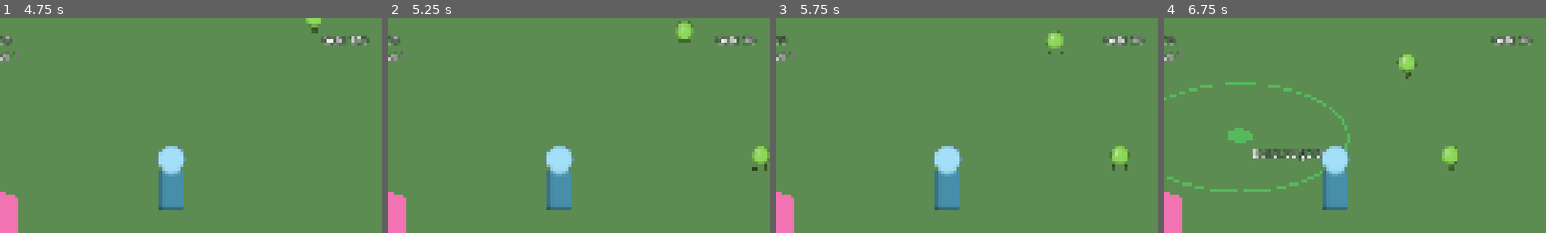
Above: before the commit, frames 1-4 (left to right).
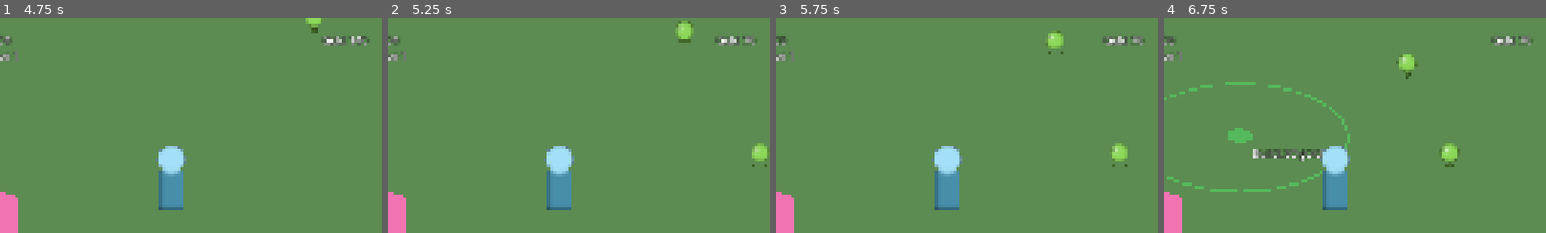
Above: after the commit, the same moments.

Repository: adrienlamotte/w-td
Game: Godot game, scene res://view/main.tscn
Same seed, same stepped clock (60 frames per second), same inputs: the game is played once before the commit and once after it.
Inputs (mouse positions are % of the whole screen's width and height, from its top left):
- Up to frame 1 (4.75 s): click "Start run" at 0.5 s; click "[1] Arrow Tower 50 gold" at 1.25 s; click "[2] Bomb Tower 80 gold" at 2 s; click "[3] Frost Tower 60 gold" at 2.75 s; tap Enter (ui_accept) at 3.5, 3.77 s; move the mouse to (72, 45) at 3.52 s; hold R (tower_upgrade) 3.53-4.25 s; click (72, 45) at 3.6 s; click "[3] Frost Tower 70 gold" at 4.25 s
- Up to frame 2 (5.25 s): drag from (30, 55) to (45, 70) at 5.02 s
- Up to frame 3 (5.75 s): no input
- Up to frame 4 (6.75 s): click "[3] Frost Tower 80 gold" at 5.75 s; move the mouse to (60, 28) at 6.52 s; hold R (tower_upgrade) from 6.53 s (still down); tap 1 (build_slot_1) at 6.6 s
The pictures show only the part of the screen within x 50-100%, y 0-50%; the shares and areas given below are measured in that part.

Frame 1 is identical in both runs. In frame 2, 0.2% of the frame differs, in the area x 95-100%, y 58-72%; in frame 3, 0.2%; in frame 4, 0.3%, in the area x 72-78%, y 58-72%.

Commit message:
045: run-scope card effects: build radius, rebuild price, detour damage (D-148)
Co-Authored-By: Claude Opus 5.5 (1M context) <noreply@anthropic.com>

Diff:
--- a/game/sim/card_catalog.gd
+++ b/game/sim/card_catalog.gd
@@ -20,6 +20,8 @@
 var effects: Array[Array] = []
 ## The first filler card by id; -1 if none.
 var filler: int = -1
+## Largest `build_radius` gain reachable from cards: max_picks x value of every add (D-148 rule 1).
+var max_build_radius_bonus: float = 0.0
 
 
 static func load_dir(towers: TowerCatalog, path := "res://data/cards", waifu_path := "res://data/waifus") -> CardCatalog:
@@ -33,6 +35,8 @@
 		for e: Dictionary in d.effects:
 			if e.stat == "unlock_tower":
 				unlock = towers.type_of(String(e.target).trim_prefix("tower:"))
+			elif e.stat == "build_radius" and e.op == "add":
+				cat.max_build_radius_bonus += int(d.max_picks) * float(e.value)
 		cat.ids.append(d.id)
 		cat.type.append(TYPE_NAMES.find(d.type))
 		cat.max_picks.append(int(d.max_picks))
--- a/game/sim/sim_world.gd
+++ b/game/sim/sim_world.gd
@@ -31,6 +31,14 @@
 ## Run-scope multipliers (1 + sum of mult) of `xp` and `kill_gold`, cached with the tower stats.
 var xp_mult: float = 1.0
 var kill_gold_mult: float = 1.0
+## Build radius reachable this run, set at StartRun: sizes `build` once (D-148 rule 1).
+var max_build_radius: float = 0.0
+## Current build radius: run radius + `build_radius` adds on `run`, cached with the tower stats. Hashed.
+var build_radius: float = 0.0
+## Sum of `rebuild_price` mult on `run` (D-148 rule 2) and of `detour_damage` mult on
+## `all_towers` (rule 3), cached with the tower stats.
+var rebuild_mult: float = 0.0
+var detour_mult: float = 0.0
 ## Events of the last step(), cleared at its start.
 var events: SimEvents = SimEvents.new()
 var enemies: SimEnemies = SimEnemies.new()
@@ -185,8 +193,12 @@
 			guardian_max_hp = run.guardian_hp
 			guardian_hp = guardian_max_hp
 			gold = run.starting_gold
-			build = BuildGrid.new(run.build_radius, run.grid_step)
 			modifiers = SimModifiers.new()
+			build_radius = run.build_radius + modifiers.target_sums("build_radius", "run").x
+			max_build_radius = build_radius + cards.max_build_radius_bonus
+			build = BuildGrid.new(max_build_radius, run.grid_step)
+			rebuild_mult = 0.0
+			detour_mult = 0.0
 			skills.reset(run.skill_ids.size())
 			draft.reset(run.xp_base, cards.ids.size())
 			tower_types = run.tower_types.duplicate()
@@ -239,10 +251,14 @@
 		guardian_hp = minf(guardian_hp, guardian_max_hp)
 
 
-# Run-scope `xp` and `kill_gold` multipliers (D-147): (1 + add) * (1 + mult), never summed per kill.
+# Run-scope `xp` and `kill_gold` multipliers (D-147), build radius, rebuild and detour (D-148): (1 + add) * (1 + mult), never summed per kill.
 func _recompute_run_mults() -> void:
 	xp_mult = TowerStats.value(1.0, modifiers.target_sums("xp", "run"))
 	kill_gold_mult = TowerStats.value(1.0, modifiers.target_sums("kill_gold", "run"))
+	rebuild_mult = modifiers.target_sums("rebuild_price", "run").y
+	detour_mult = modifiers.target_sums("detour_damage", "all_towers").y
+	if run:  # D-148: placement reads it; the grid was sized for the max at StartRun
+		build_radius = run.build_radius + modifiers.target_sums("build_radius", "run").x
 
 
 ## Stand Firm (D-146): damage to towers and the Guardian, reduced while guarded.
@@ -377,4 +393,4 @@
 		towers.slow_factor, towers.slow_ticks, towers.thorns, towers.mark_gold, towers.mark_ticks,
 		towers.stats_dirty, modifiers.hash_parts(), skills.ready_at, skills.shield_left, skills.shield_until,
 		skills.guard_until, skills.bounty_until, skills.bounty_gold, skills.haste_until,
-		draft.hash_parts(), tower_types, unlocked])
+		draft.hash_parts(), tower_types, unlocked, build_radius])
--- a/game/sim/tower_attacks.gd
+++ b/game/sim/tower_attacks.gd
@@ -30,24 +30,35 @@
 		var z := enemies.pos_z[target]
 		w.events.push(SimEvents.Kind.TOWER_FIRED, towers.uid[t], x, z, type)
 		var dmg := towers.damage[t]
+		var detour := w.detour_mult if w.field else 0.0
 		match kind[type]:
 			TowerCatalog.Attack.SPLASH:
 				w.grid.query_radius(x, z, towers.splash_radius[t], enemies.pos_x, enemies.pos_z, _hits)
 				for i in _hits:
-					w.damage_enemy(i, dmg)
+					_hit(w, i, dmg, detour)
 			TowerCatalog.Attack.SLOW:
-				w.damage_enemy(target, dmg)
+				_hit(w, target, dmg, detour)
 				apply_slow(enemies, target, towers.slow_factor[t], towers.slow_ticks[t])
 			TowerCatalog.Attack.SLOW_AREA:
 				w.grid.query_radius(x, z, towers.splash_radius[t], enemies.pos_x, enemies.pos_z, _hits)
 				for i in _hits:
-					w.damage_enemy(i, dmg)
+					_hit(w, i, dmg, detour)
 					apply_slow(enemies, i, towers.slow_factor[t], towers.slow_ticks[t])
 			TowerCatalog.Attack.MARK:
-				w.damage_enemy(target, dmg)
+				_hit(w, target, dmg, detour)
 				mark(enemies, target, w.clock, towers.mark_gold[t], towers.mark_ticks[t])
 			_:
-				w.damage_enemy(target, dmg)
+				_hit(w, target, dmg, detour)
+
+
+## Tower shots only (D-148 rule 3): an enemy whose cell's straight line is blocked (detouring)
+## takes dmg * (1 + detour); no lookup when detour is 0, outside the grid counts as clear.
+static func _hit(w: SimWorld, i: int, dmg: float, detour: float) -> void:
+	if detour != 0.0:
+		var c := w.build.cell_of(w.enemies.pos_x[i], w.enemies.pos_z[i])
+		if c >= 0 and w.field.hit[c] != -1:
+			dmg *= 1.0 + detour
+	w.damage_enemy(i, dmg)
 
 
 ## D-145: an expired mark counts as none; higher gold wins, longer expiry wins, no stacking.
--- a/game/sim/tower_building.gd
+++ b/game/sim/tower_building.gd
@@ -42,7 +42,7 @@
 	var dist := sqrt(c.x * c.x + c.z * c.z)
 	if not b.is_free(c.i0, c.j0, c.footprint):  # out of the grid, or a tower or husk is there
 		c.reason = Reason.OCCUPIED
-	elif dist + radius > w.run.build_radius:
+	elif dist + radius > w.build_radius:  # current radius (D-148)
 		c.reason = Reason.OUT_OF_RADIUS
 	elif dist < w.run.guardian_contact_radius + radius:
 		c.reason = Reason.TOO_CLOSE
@@ -58,9 +58,9 @@
 	return w.tower_catalog.cost[type] + w.tower_catalog.cost_per_copy[type] * w.towers.copies(type)
 
 
-## Price to rebuild husk t: a fraction of what was paid (D-113).
+## Price to rebuild husk t: a fraction of what was paid (D-113), times 1 + `rebuild_price` mult (D-148).
 static func rebuild_price(w: SimWorld, t: int) -> int:
-	return floori(w.towers.paid[t] * w.tower_catalog.rebuild_fraction[w.towers.type_id[t]])
+	return maxi(0, floori(w.towers.paid[t] * w.tower_catalog.rebuild_fraction[w.towers.type_id[t]] * (1.0 + w.rebuild_mult)))
 
 
 ## Gold back for selling tower t; 0 for a husk (D-113).
--- a/game/tests/sim/test_build_grid.gd
+++ b/game/tests/sim/test_build_grid.gd
@@ -41,7 +41,8 @@
 	var world := SimWorld.new(1)
 	world.queue(SimCommand.start_run(0, 7, "run_m2"))
 	world.step()
-	assert_eq(world.build.size, 88)
+	# 112, not 88: sized for the reachable radius 20 + perk_expand 2 x 3 (D-148)
+	assert_eq(world.build.size, 112)
 
 
 func test_cell_of() -> void:
--- a/game/tests/sim/test_determinism.gd
+++ b/game/tests/sim/test_determinism.gd
@@ -144,3 +144,31 @@
 func test_guardian_skills_deterministic() -> void:
 	var h := _guardian_hash("guardian_bastia")
 	assert_eq(_guardian_hash("guardian_bastia"), h)
+
+
+# Run-scope card effects (D-148): perk_expand and perk_maze picked through the draft on run_m3.
+func test_run_effects_deterministic() -> void:
+	var h := _run_effects(7)
+	assert_eq(_run_effects(7), h)
+
+
+func _run_effects(run_seed: int) -> int:
+	var w := SimWorld.new(1)
+	w.queue(SimCommand.start_run(0, run_seed, "run_m3"))
+	w.step()
+	w.gold = 1 << 20
+	for id in ["perk_expand", "perk_maze"]:
+		var c := w.cards.index_of(id)
+		w.draft.draft = PackedInt32Array([c, c, c])
+		w.draft.drafting = true
+		w.draft.pending = 1
+		w.queue(SimCommand.pick_card(w.tick, 0))
+		w.step()
+	for z in range(-6, 7):
+		w.queue(SimCommand.place_tower(w.tick, "tower_pip", 8.0, z))
+	w.queue(SimCommand.place_tower(w.tick, "tower_pip", 22.0, 0.0))  # only inside 23
+	for i in 1800:
+		w.step()
+	assert_eq(w.build_radius, 23.0)
+	assert_eq(w.towers.count(), 14, "the expanded placement went through")
+	return w.state_hash()
--- /dev/null
+++ b/game/tests/sim/test_run_effects.gd
@@ -0,0 +1,104 @@
+extends GutTest
+## Run-scope card effects (D-148): build radius, rebuild price, detour damage.
+
+const SINGLE := "tower_single_01"
+
+var world: SimWorld
+
+
+func before_each() -> void:
+	world = SimWorld.new(1)
+	world.queue(SimCommand.start_run(0, 7, "run_m2"))
+	world.step()
+	world.run.first_wave_tick = 1 << 30  # no wave spawns
+	world.gold = 100000
+	world.guardian_hp = 1e9
+
+
+# Applies a card's effects; the run caches update in the next PATH phase.
+func _pick(id: String) -> void:
+	for e: Dictionary in world.cards.effects[world.cards.index_of(id)]:
+		CardEffects.apply(world, e)
+	world.step()
+
+
+func _reason(x: float) -> TowerBuilding.Reason:
+	return TowerBuilding.check_place(world, SINGLE, x, 0.0).reason
+
+
+func test_build_radius() -> void:
+	assert_eq(world.cards.max_build_radius_bonus, 6.0)
+	assert_eq(world.build.size, 112)
+	assert_eq(world.build_radius, 20.0)
+	assert_eq(_reason(19.5), TowerBuilding.Reason.OK)
+	assert_eq(_reason(21.0), TowerBuilding.Reason.OUT_OF_RADIUS)
+	var h := world.state_hash()
+	_pick("perk_expand")
+	assert_eq(world.build_radius, 23.0)
+	assert_ne(world.state_hash(), h)
+	assert_eq(_reason(21.0), TowerBuilding.Reason.OK)
+	assert_eq(_reason(25.5), TowerBuilding.Reason.OUT_OF_RADIUS)
+	var b := world.build
+	var f := world.field
+	_pick("perk_expand")
+	assert_eq(world.build_radius, 26.0)
+	assert_eq(_reason(25.5), TowerBuilding.Reason.OK)
+	assert_eq(_reason(27.0), TowerBuilding.Reason.OUT_OF_RADIUS)
+	assert_same(world.build, b, "no grid reallocation")
+	assert_same(world.field, f, "no flow field reallocation")
+
+
+func test_rebuild_price() -> void:
+	var uid := TowerBuilding.add_built(world, world.tower_catalog.type_of(SINGLE), 6.0, 0.0, 55)
+	var t := world.towers.uid.find(uid)
+	world.damage_tower(t, 1e9)
+	assert_eq(TowerBuilding.rebuild_price(world, t), 16, "floor(55 x 0.3)")
+	_pick("perk_masonry")
+	assert_eq(TowerBuilding.rebuild_price(world, t), 8, "floor(55 x 0.3 x 0.5)")
+	var gold := world.gold
+	world.queue(SimCommand.rebuild_tower(world.tick, uid))
+	world.step()
+	assert_eq(world.towers.husk[t], 0)
+	assert_eq(gold - world.gold, 8, "the command charges what check shows")
+
+
+# A wall at x = 8 shoots an enemy at x = 10 (behind it: detouring) or at x = 6 (clear line).
+func _hit_values(enemy_x: float) -> Array[float]:
+	for z in range(-3, 4):
+		TowerBuilding.add_built(world, world.tower_catalog.type_of(SINGLE), 8.0, z)
+	world.towers.hp.fill(1e9)
+	var done := world.field.recomputes
+	while world.field.recomputes == done:  # sliced (CELLS_PER_TICK): wait for the wall's field
+		world.step()
+	world.enemies.add(world.catalog.type_of("enemy_swarmer_01"), enemy_x, 0.0, 1e9)
+	world.step()
+	var out: Array[float] = []
+	for e in world.events.count:
+		if world.events.kind[e] == SimEvents.Kind.ENEMY_HIT:
+			out.append(world.events.value[e])
+	assert_gt(out.size(), 0, "the wall fired")
+	return out
+
+
+func test_detour_damage_behind_wall() -> void:
+	_pick("perk_maze")
+	assert_almost_eq(world.detour_mult, 0.2, 1e-6)
+	var values := _hit_values(10.0)
+	var dmg := world.towers.damage[0]
+	for v in values:
+		assert_almost_eq(v, dmg * 1.2, 1e-4)
+
+
+func test_detour_damage_clear_line() -> void:
+	_pick("perk_maze")
+	var values := _hit_values(6.0)
+	var dmg := world.towers.damage[0]
+	for v in values:
+		assert_almost_eq(v, dmg, 1e-4)
+
+
+func test_no_perk_no_bonus() -> void:
+	var values := _hit_values(10.0)
+	var dmg := world.towers.damage[0]
+	for v in values:
+		assert_almost_eq(v, dmg, 1e-4)
--- a/game/tests/sim/test_tower_building.gd
+++ b/game/tests/sim/test_tower_building.gd
@@ -35,6 +35,12 @@
 
 func _cell(i: int, j: int) -> int:
 	return j * world.build.size + i
+
+
+# Cell (di, dj) from the grid centre: the grid size follows the reachable radius (D-148).
+func _at(di: int, dj: int) -> int:
+	var h := world.build.size / 2
+	return _cell(h + di, h + dj)
 
 
 func _assert_rejected(cmd: SimCommand, why: String) -> void:
@@ -61,11 +67,11 @@
 	assert_eq(world.events.x[ev[0]], 3.0)
 	assert_eq(world.events.z[ev[0]], 4.0)
 	assert_eq(world.events.value[ev[0]], float(single))
-	# Centre 3.0 with 2 cells: cells 49..50 in x, 51..52 in z (4-cell margin, D-115).
-	for c in [_cell(49, 51), _cell(50, 51), _cell(49, 52), _cell(50, 52)]:
+	# Centre 3.0 with 2 cells: centre + 5..6 in x, centre + 7..8 in z.
+	for c in [_at(5, 7), _at(6, 7), _at(5, 8), _at(6, 8)]:
 		assert_eq(world.build.owner[c], 0)
 		assert_eq(world.build.solid[c], 1)
-	assert_eq(world.build.owner[_cell(51, 51)], -1)
+	assert_eq(world.build.owner[_at(7, 7)], -1)
 	assert_eq(world.build.version, v + 1)
 
 
@@ -126,8 +132,8 @@
 	_do(SimCommand.sell_tower(world.tick, 0))
 	var refund := floori(paid * world.tower_catalog.sell_refund[single])
 	assert_eq(world.gold, gold + refund)
-	assert_eq(world.build.owner[_cell(49, 51)], -1)
-	assert_eq(world.build.solid[_cell(49, 51)], 0)
+	assert_eq(world.build.owner[_at(5, 7)], -1)
+	assert_eq(world.build.solid[_at(5, 7)], 0)
 	assert_eq(world.build.version, v + 1)
 	var ev := _events_of(SimEvents.Kind.TOWER_SOLD)
 	assert_eq(ev.size(), 1)
@@ -157,8 +163,8 @@
 	assert_eq(world.towers.hp[0], 0.0)
 	assert_eq(world.towers.husk[0], 1)
 	assert_eq(_events_of(SimEvents.Kind.TOWER_DIED).size(), 1)
-	assert_eq(world.build.owner[_cell(49, 51)], 0)
-	assert_eq(world.build.solid[_cell(49, 51)], 0)
+	assert_eq(world.build.owner[_at(5, 7)], 0)
+	assert_eq(world.build.solid[_at(5, 7)], 0)
 	assert_eq(world.build.version, v + 1)
 	world.step()
 	assert_eq(world.towers.target[0], -1, "a husk never targets")
@@ -170,7 +176,7 @@
 	var gold := world.gold
 	_do(SimCommand.sell_tower(world.tick, 0))
 	assert_eq(world.gold, gold, "a husk refunds nothing")
-	assert_eq(world.build.owner[_cell(49, 51)], -1)
+	assert_eq(world.build.owner[_at(5, 7)], -1)
 
 
 func test_live_tower_targets() -> void:
@@ -200,7 +206,7 @@
 	assert_eq(world.gold, 0)
 	assert_eq(world.towers.husk[0], 0)
 	assert_eq(world.towers.hp[0], world.tower_catalog.hp[single])
-	assert_eq(world.build.solid[_cell(49, 51)], 1)
+	assert_eq(world.build.solid[_at(5, 7)], 1)
 	assert_eq(world.build.version, v + 1)
 	var ev := _events_of(SimEvents.Kind.TOWER_PLACED)
 	assert_eq(ev.size(), 1)
Not shown, added: game/tests/sim/test_run_effects.gd.uid
Not shown, changed: docs/02_TECH_ARCHITECTURE.md
Not shown, changed: docs/DECISIONS.md
